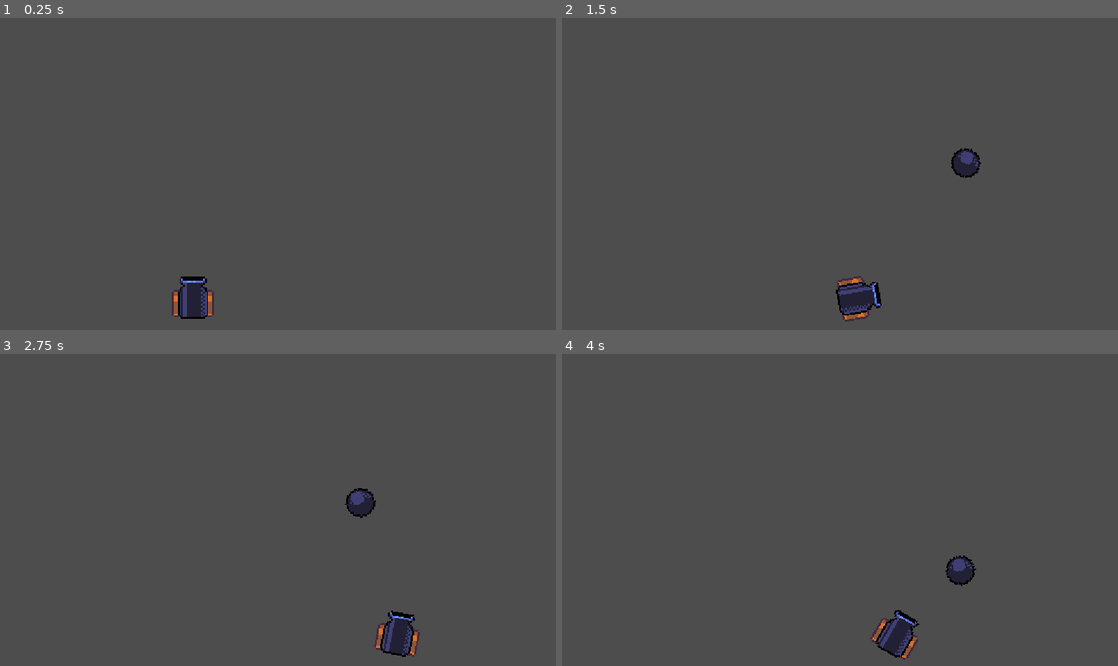
Above: before the commit, frames 1-4 (two rows, left to right).
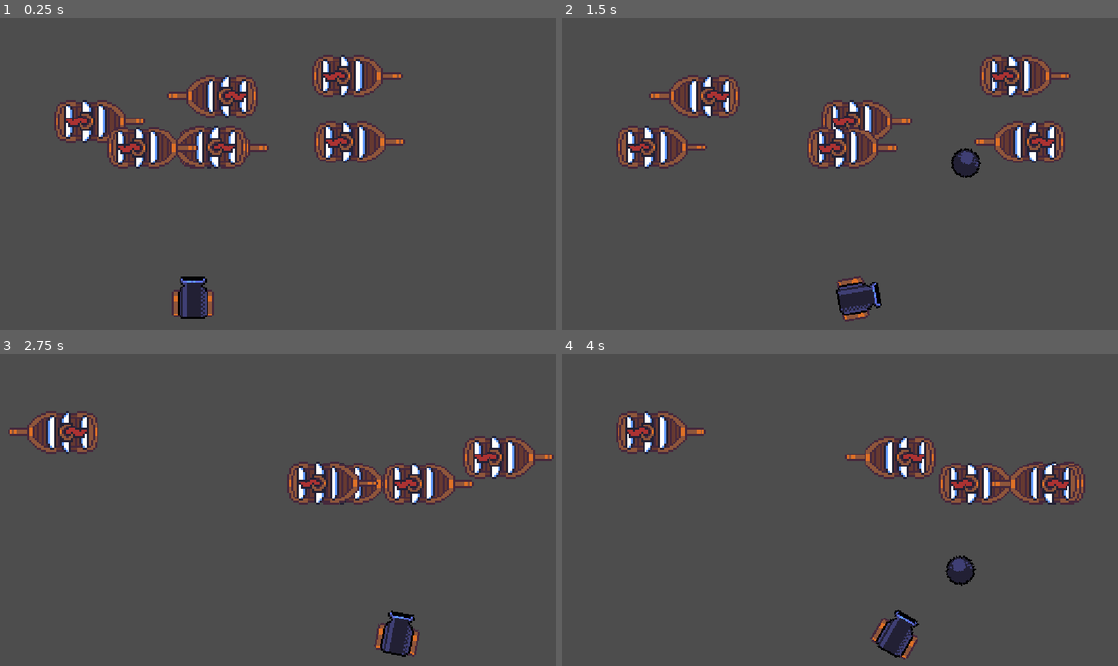
Above: after the commit, the same moments.

Repository: nilstop/Cannon-Game
Game: Godot game, scene res://world.tscn
Two runs of this game, one before a commit and one after it. Both use one fixed random seed, a clock stepped at 60 frames per second and the inputs below.
Inputs (mouse positions are in pixels of both pictures, inside the frame that each line leads up to):
- Up to frame 1 (0.25 s): no input
- Up to frame 2 (1.5 s): tap Enter at 0.5 s; move the mouse to (962, 158) at 0.52 s; hold D (right) 0.53-1.25 s; tap Space (launch) at 0.6 s; click (962, 158) at 0.67 s; drag from (728, 189) to (856, 298) at 1.27 s
- Up to frame 3 (2.75 s): move the mouse to (333, 441) at 2.02 s; hold D (right) from 2.03 s (still down); tap Backspace at 2.1 s; tap Space (launch) at 2.3 s
- Up to frame 4 (4 s): release D (right) at 2.75 s; drag from (812, 572) to (923, 497) at 2.77 s; move the mouse to (1006, 556) at 3.52 s; hold A (left) from 3.53 s (still down); tap F at 3.6 s; tap Space (launch) at 3.8 s

The runs differ from the first frame. In frame 1, 9.4% of the frame differs, in the area x 9-73%, y 11-49%; in frame 2, 9.2%; in frame 3, 7.1%; in frame 4, 6.3%.

Commit message:
Take down ships and juice

Diff:
--- /dev/null
+++ b/one-shot/Boat/boat.gd
@@ -0,0 +1,32 @@
+extends Area2D
+class_name Boat
+
+@onready var sprite: Sprite2D = $Sprite2D
+@onready var particles: GPUParticles2D = $Particles
+@onready var animation_player: AnimationPlayer = $AnimationPlayer
+
+var facing: int
+var speed: int
+var shake: float
+
+func _process(delta: float) -> void:
+	sprite.position = Vector2(randf_range(-shake, shake),randf_range(-shake,shake))
+	shake = lerp(shake, 0.0, 0.05)
+	global_position.x += speed * facing * delta
+	if facing == 1:
+		sprite.flip_h = false
+	else:
+		sprite.flip_h = true
+
+func _on_area_entered(_area: Area2D) -> void:
+	facing *= -1
+
+
+func _on_cannon_ball_area_area_entered(_area: Area2D) -> void:
+	hit()
+
+func hit():
+	shake = 75
+	particles.emitting = true
+	speed = 0
+	animation_player.play("hit")
--- /dev/null
+++ b/one-shot/Boat/boat.tscn
@@ -0,0 +1,145 @@
+[gd_scene load_steps=12 format=3 uid="uid://5swe6wfpmygv"]
+
+[ext_resource type="Texture2D" uid="uid://rj5gbygm0k5q" path="res://Boat/Boat.png" id="1_8yg56"]
+[ext_resource type="Script" uid="uid://bhml0ylpgk5fl" path="res://Boat/boat.gd" id="1_yfifx"]
+[ext_resource type="Texture2D" uid="uid://cc3ooj0wldh0k" path="res://Boat/particle.png" id="3_ngpvg"]
+
+[sub_resource type="RectangleShape2D" id="RectangleShape2D_yfifx"]
+size = Vector2(135, 76)
+
+[sub_resource type="RectangleShape2D" id="RectangleShape2D_reikl"]
+size = Vector2(136, 76)
+
+[sub_resource type="Gradient" id="Gradient_wob0g"]
+colors = PackedColorArray(1, 1, 1, 1, 1, 1, 1, 0)
+
+[sub_resource type="GradientTexture1D" id="GradientTexture1D_57yac"]
+gradient = SubResource("Gradient_wob0g")
+
+[sub_resource type="ParticleProcessMaterial" id="ParticleProcessMaterial_oew0k"]
+particle_flag_disable_z = true
+spread = 180.0
+initial_velocity_min = 498.91
+initial_velocity_max = 556.44
+gravity = Vector3(0, 0, 0)
+damping_min = 1000.00006
+damping_max = 1000.00006
+scale_min = 0.02
+scale_max = 0.19999999
+color_ramp = SubResource("GradientTexture1D_57yac")
+
+[sub_resource type="Animation" id="Animation_ngpvg"]
+resource_name = "hit"
+tracks/0/type = "value"
+tracks/0/imported = false
+tracks/0/enabled = true
+tracks/0/path = NodePath("Sprite2D:region_rect")
+tracks/0/interp = 1
+tracks/0/loop_wrap = true
+tracks/0/keys = {
+"times": PackedFloat32Array(0, 0.23333333),
+"transitions": PackedFloat32Array(1, 1),
+"update": 1,
+"values": [Rect2(57, 0, 57, 22), Rect2(0, 0, 57, 22)]
+}
+tracks/1/type = "method"
+tracks/1/imported = false
+tracks/1/enabled = true
+tracks/1/path = NodePath(".")
+tracks/1/interp = 1
+tracks/1/loop_wrap = true
+tracks/1/keys = {
+"times": PackedFloat32Array(1),
+"transitions": PackedFloat32Array(1),
+"values": [{
+"args": [],
+"method": &"queue_free"
+}]
+}
+tracks/2/type = "value"
+tracks/2/imported = false
+tracks/2/enabled = true
+tracks/2/path = NodePath("Sprite2D:scale")
+tracks/2/interp = 1
+tracks/2/loop_wrap = true
+tracks/2/keys = {
+"times": PackedFloat32Array(0, 0.5, 1),
+"transitions": PackedFloat32Array(2.3784132, 0.4352754, 1),
+"update": 0,
+"values": [Vector2(4, 4), Vector2(5, 2), Vector2(7, 0)]
+}
+
+[sub_resource type="Animation" id="Animation_reikl"]
+length = 0.001
+tracks/0/type = "value"
+tracks/0/imported = false
+tracks/0/enabled = true
+tracks/0/path = NodePath("Sprite2D:region_rect")
+tracks/0/interp = 1
+tracks/0/loop_wrap = true
+tracks/0/keys = {
+"times": PackedFloat32Array(0),
+"transitions": PackedFloat32Array(1),
+"update": 0,
+"values": [Rect2(0, 0, 57, 22)]
+}
+tracks/1/type = "value"
+tracks/1/imported = false
+tracks/1/enabled = true
+tracks/1/path = NodePath("Sprite2D:scale")
+tracks/1/interp = 1
+tracks/1/loop_wrap = true
+tracks/1/keys = {
+"times": PackedFloat32Array(0),
+"transitions": PackedFloat32Array(1),
+"update": 0,
+"values": [Vector2(4, 4)]
+}
+
+[sub_resource type="AnimationLibrary" id="AnimationLibrary_wob0g"]
+_data = {
+&"RESET": SubResource("Animation_reikl"),
+&"hit": SubResource("Animation_ngpvg")
+}
+
+[node name="Boat" type="Area2D"]
+collision_mask = 2
+script = ExtResource("1_yfifx")
+
+[node name="CollisionShape2D" type="CollisionShape2D" parent="."]
+shape = SubResource("RectangleShape2D_yfifx")
+
+[node name="Sprite2D" type="Sprite2D" parent="."]
+scale = Vector2(4, 4)
+texture = ExtResource("1_8yg56")
+region_enabled = true
+region_rect = Rect2(0, 0, 57, 22)
+
+[node name="CannonBallArea" type="Area2D" parent="."]
+collision_layer = 0
+collision_mask = 4
+
+[node name="CollisionShape2D" type="CollisionShape2D" parent="CannonBallArea"]
+shape = SubResource("RectangleShape2D_reikl")
+one_way_collision_margin = 0.0
+
+[node name="Particles" type="GPUParticles2D" parent="."]
+emitting = false
+amount = 16
+texture = ExtResource("3_ngpvg")
+lifetime = 0.8
+one_shot = true
+preprocess = 0.05
+speed_scale = 1.5
+explosiveness = 1.0
+interpolate = false
+process_material = SubResource("ParticleProcessMaterial_oew0k")
+
+[node name="AnimationPlayer" type="AnimationPlayer" parent="."]
+libraries = {
+&"": SubResource("AnimationLibrary_wob0g")
+}
+speed_scale = 2.0
+
+[connection signal="area_entered" from="." to="." method="_on_area_entered"]
+[connection signal="area_entered" from="CannonBallArea" to="." method="_on_cannon_ball_area_area_entered"]
--- a/one-shot/Cannon/cannon.gd
+++ b/one-shot/Cannon/cannon.gd
@@ -30,7 +30,7 @@
 		clamp_rotation()
 
 func _input(_event: InputEvent) -> void:
-	if Input.is_action_just_pressed("launch"):# and Global.cannon_ready:
+	if Input.is_action_just_pressed("launch") and Global.cannon_ready:
 		inst(cannonball)
 		Global.cannon_ready = false
 	if _event is InputEventMouseMotion:
--- a/one-shot/Cannon/cannon.tscn
+++ b/one-shot/Cannon/cannon.tscn
@@ -8,6 +8,7 @@
 size = Vector2(50, 50)
 
 [node name="Cannon" type="Area2D"]
+collision_layer = 8
 script = ExtResource("1_2kyob")
 cannonball = ExtResource("2_rc2eq")
 start_y = 580
--- a/one-shot/Cannonball/cannonball.gd
+++ b/one-shot/Cannonball/cannonball.gd
@@ -8,3 +8,7 @@
 
 func _physics_process(delta: float) -> void:
 	global_position += Vector2.UP.rotated(rotation) * speed * delta
+
+
+func _on_border_area_area_entered(area: Area2D) -> void:
+	Global.cannon_ready = true
--- a/one-shot/Cannonball/cannonball.tscn
+++ b/one-shot/Cannonball/cannonball.tscn
@@ -1,12 +1,17 @@
-[gd_scene load_steps=4 format=3 uid="uid://wsbwn0ra0tci"]
+[gd_scene load_steps=5 format=3 uid="uid://wsbwn0ra0tci"]
 
 [ext_resource type="Script" uid="uid://c5n5oujry761v" path="res://Cannonball/cannonball.gd" id="1_l3oln"]
 [ext_resource type="Texture2D" uid="uid://disarjljaca8" path="res://Cannon/CannonSpritesheet.png" id="2_l3oln"]
 
-[sub_resource type="RectangleShape2D" id="RectangleShape2D_l3oln"]
-size = Vector2(40, 40)
+[sub_resource type="CircleShape2D" id="CircleShape2D_l3oln"]
+radius = 24.186773
+
+[sub_resource type="CircleShape2D" id="CircleShape2D_llm4x"]
+radius = 24.186773
 
 [node name="Cannonball" type="Area2D"]
+z_index = 100
+collision_layer = 4
 script = ExtResource("1_l3oln")
 speed = 500
 offset = 60
@@ -18,4 +23,13 @@
 region_rect = Rect2(22, 0, 15, 15)
 
 [node name="CollisionShape2D" type="CollisionShape2D" parent="."]
-shape = SubResource("RectangleShape2D_l3oln")
+shape = SubResource("CircleShape2D_l3oln")
+
+[node name="BorderArea" type="Area2D" parent="."]
+collision_layer = 0
+collision_mask = 16
+
+[node name="CollisionShape2D" type="CollisionShape2D" parent="BorderArea"]
+shape = SubResource("CircleShape2D_llm4x")
+
+[connection signal="area_entered" from="BorderArea" to="." method="_on_border_area_area_entered"]
--- /dev/null
+++ b/one-shot/boat_spawner.gd
@@ -0,0 +1,24 @@
+extends Node2D
+
+@export var boat: PackedScene
+
+#order: left right up down
+var marg := [100,100,50,170]
+
+func _ready() -> void:
+	spawn()
+
+func _process(delta: float) -> void:
+	pass#inst(boat)
+
+func spawn():
+	for i in 7:
+		inst(boat)
+
+func inst(scene: PackedScene):
+	var instance: Boat = scene.instantiate()
+	instance.facing = [-1, 1].pick_random()
+	instance.speed = randi_range(90, 400)
+	instance.position = Vector2.ZERO
+	instance.global_position = Vector2(randi_range(0+marg[0], Global.window_size.x-marg[1]), randi_range(0+marg[2], Global.window_size.y-marg[3]))
+	add_child(instance)
--- a/one-shot/project.godot
+++ b/one-shot/project.godot
@@ -57,6 +57,14 @@
 ]
 }
 
+[layer_names]
+
+2d_physics/layer_1="Boat"
+2d_physics/layer_2="Border"
+2d_physics/layer_3="Cannonball"
+2d_physics/layer_4="Cannon"
+2d_physics/layer_5="Cannonball Borders"
+
 [rendering]
 
 textures/canvas_textures/default_texture_filter=0
--- a/one-shot/world.tscn
+++ b/one-shot/world.tscn
@@ -1,8 +1,51 @@
-[gd_scene load_steps=2 format=3 uid="uid://q416dcvq6rhf"]
+[gd_scene load_steps=7 format=3 uid="uid://q416dcvq6rhf"]
 
 [ext_resource type="PackedScene" uid="uid://l585afa6qeco" path="res://Cannon/cannon.tscn" id="1_f3sb7"]
+[ext_resource type="Script" uid="uid://dv00dfrf3n8q4" path="res://boat_spawner.gd" id="2_tlwt5"]
+[ext_resource type="PackedScene" uid="uid://5swe6wfpmygv" path="res://Boat/boat.tscn" id="3_aqk2v"]
+
+[sub_resource type="RectangleShape2D" id="RectangleShape2D_tlwt5"]
+size = Vector2(23, 670)
+
+[sub_resource type="RectangleShape2D" id="RectangleShape2D_aqk2v"]
+size = Vector2(50, 797.5)
+
+[sub_resource type="RectangleShape2D" id="RectangleShape2D_036b0"]
+size = Vector2(1336, 78)
 
 [node name="World" type="Node2D"]
 
 [node name="Cannon" parent="." instance=ExtResource("1_f3sb7")]
 position = Vector2(588, 568)
+
+[node name="BoatSpawner" type="Node2D" parent="."]
+script = ExtResource("2_tlwt5")
+boat = ExtResource("3_aqk2v")
+
+[node name="Borders" type="Area2D" parent="."]
+collision_layer = 2
+collision_mask = 0
+
+[node name="CollisionShape2D" type="CollisionShape2D" parent="Borders"]
+position = Vector2(-1.5, 325)
+shape = SubResource("RectangleShape2D_tlwt5")
+
+[node name="CollisionShape2D2" type="CollisionShape2D" parent="Borders"]
+position = Vector2(1152, 323)
+shape = SubResource("RectangleShape2D_tlwt5")
+
+[node name="Cannonball Borders" type="Area2D" parent="."]
+collision_layer = 16
+collision_mask = 8
+
+[node name="CollisionShape2D" type="CollisionShape2D" parent="Cannonball Borders"]
+position = Vector2(-110, 275.75)
+shape = SubResource("RectangleShape2D_aqk2v")
+
+[node name="CollisionShape2D2" type="CollisionShape2D" parent="Cannonball Borders"]
+position = Vector2(1249, 276)
+shape = SubResource("RectangleShape2D_aqk2v")
+
+[node name="CollisionShape2D3" type="CollisionShape2D" parent="Cannonball Borders"]
+position = Vector2(581, -94)
+shape = SubResource("RectangleShape2D_036b0")
Binary file added: one-shot/Boat/Boat.png
Not shown, added: one-shot/Boat/Boat.png.import
Not shown, added: one-shot/Boat/boat.gd.uid
Binary file added: one-shot/Boat/particle.png
Not shown, added: one-shot/Boat/particle.png.import
Not shown, added: one-shot/boat_spawner.gd.uid
Not shown, changed: one-shot/kanban_tasks_data.kanban
